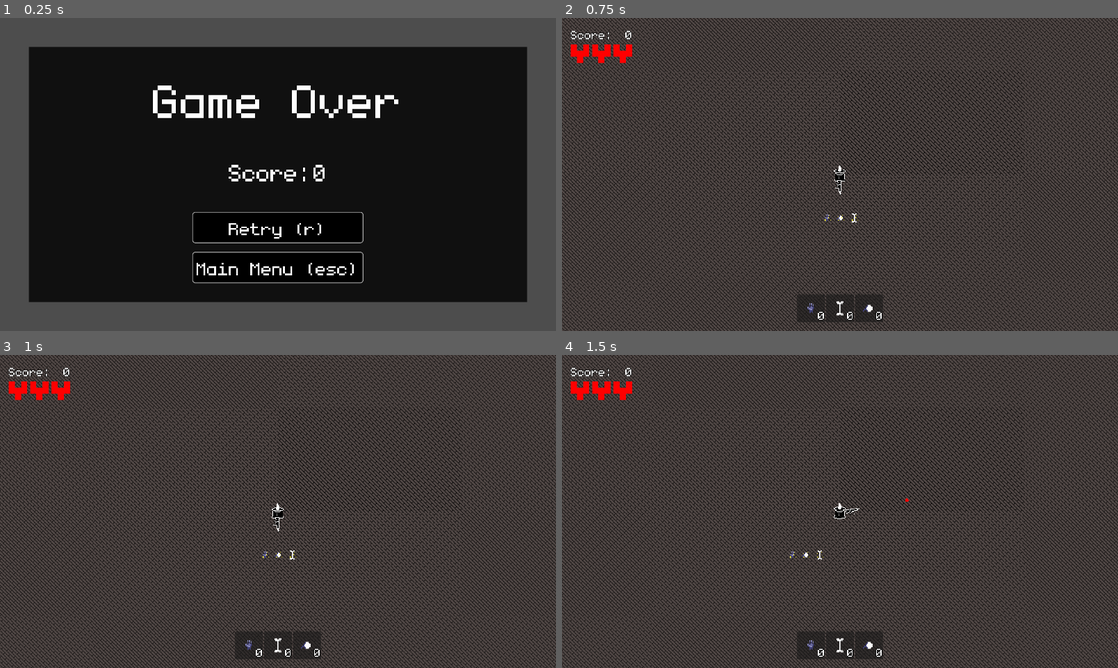
Above: before the commit, frames 1-4 (two rows, left to right).
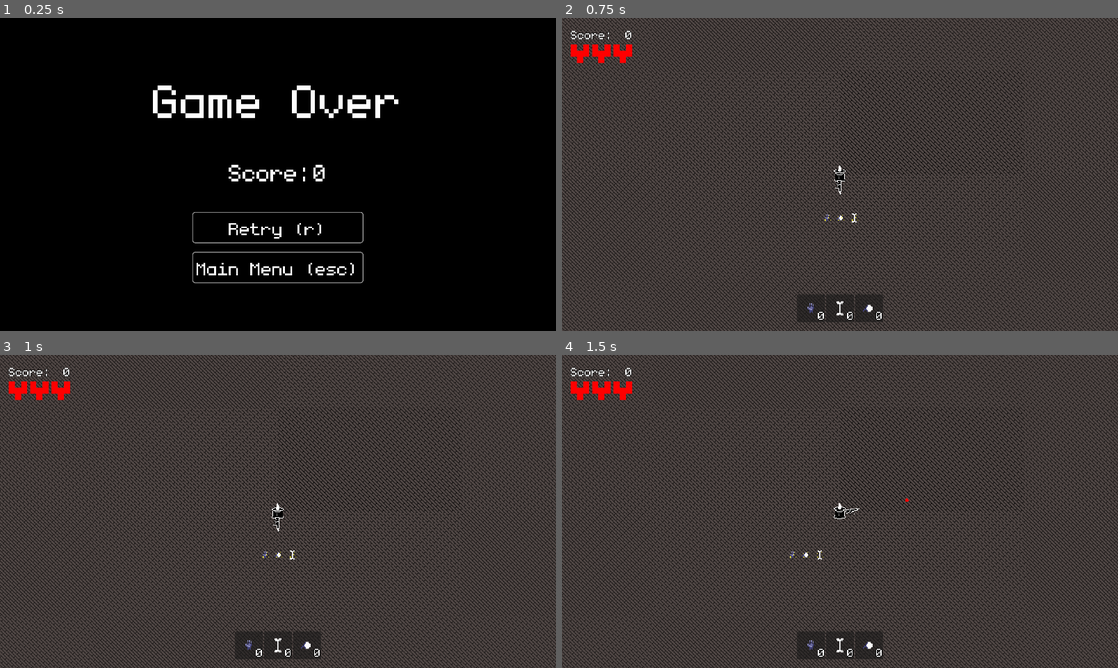
Above: after the commit, the same moments.

Repository: pablopenna/out-of-philosophers-stones
Game: Godot game, scene res://scenes/levels/game_over.tscn
Two runs of this game, one before a commit and one after it. Both use one fixed random seed, a clock stepped at 60 frames per second and the inputs below. This scene is started directly instead of the project's main scene.
Inputs (mouse positions are in pixels of both pictures, inside the frame that each line leads up to):
- Up to frame 1 (0.25 s): no input
- Up to frame 2 (0.75 s): click "Retry (r)" at 0.5 s
- Up to frame 3 (1 s): no input
- Up to frame 4 (1.5 s): move the mouse to (962, 495) at 1.27 s; hold D (move_right) from 1.28 s (still down); click (962, 495) at 1.35 s

The runs differ from the first frame. In frame 1, 27% of the frame differs, in the area x 0-100%, y 0-100%; in frame 2, nothing differs; in frame 3, nothing differs; in frame 4, nothing differs.
Error in both runs: Invalid access to property or key 'score' on a base object of type 'Dictionary'. (res://scenes/levels/game_over.gd:5)

Commit message:
Tweak gameover UI to remove transparency and fill all viewport

Diff:
--- a/scenes/ui/game_over/game_over_ui.tscn
+++ b/scenes/ui/game_over/game_over_ui.tscn
@@ -6,7 +6,7 @@
 [ext_resource type="Script" path="res://scenes/common/button_load_scene.gd" id="4_wjpm3"]
 
 [sub_resource type="StyleBoxFlat" id="StyleBoxFlat_rwn3g"]
-bg_color = Color(0, 0, 0, 0.784314)
+bg_color = Color(0, 0, 0, 1)
 
 [sub_resource type="InputEventKey" id="InputEventKey_55s2e"]
 device = -1
@@ -43,10 +43,10 @@
 anchor_bottom = 1.0
 grow_horizontal = 2
 grow_vertical = 2
-theme_override_constants/margin_left = 100
-theme_override_constants/margin_top = 100
-theme_override_constants/margin_right = 100
-theme_override_constants/margin_bottom = 100
+theme_override_constants/margin_left = 0
+theme_override_constants/margin_top = 0
+theme_override_constants/margin_right = 0
+theme_override_constants/margin_bottom = 0
 
 [node name="Panel" type="Panel" parent="Control/MarginContainer"]
 layout_mode = 2
